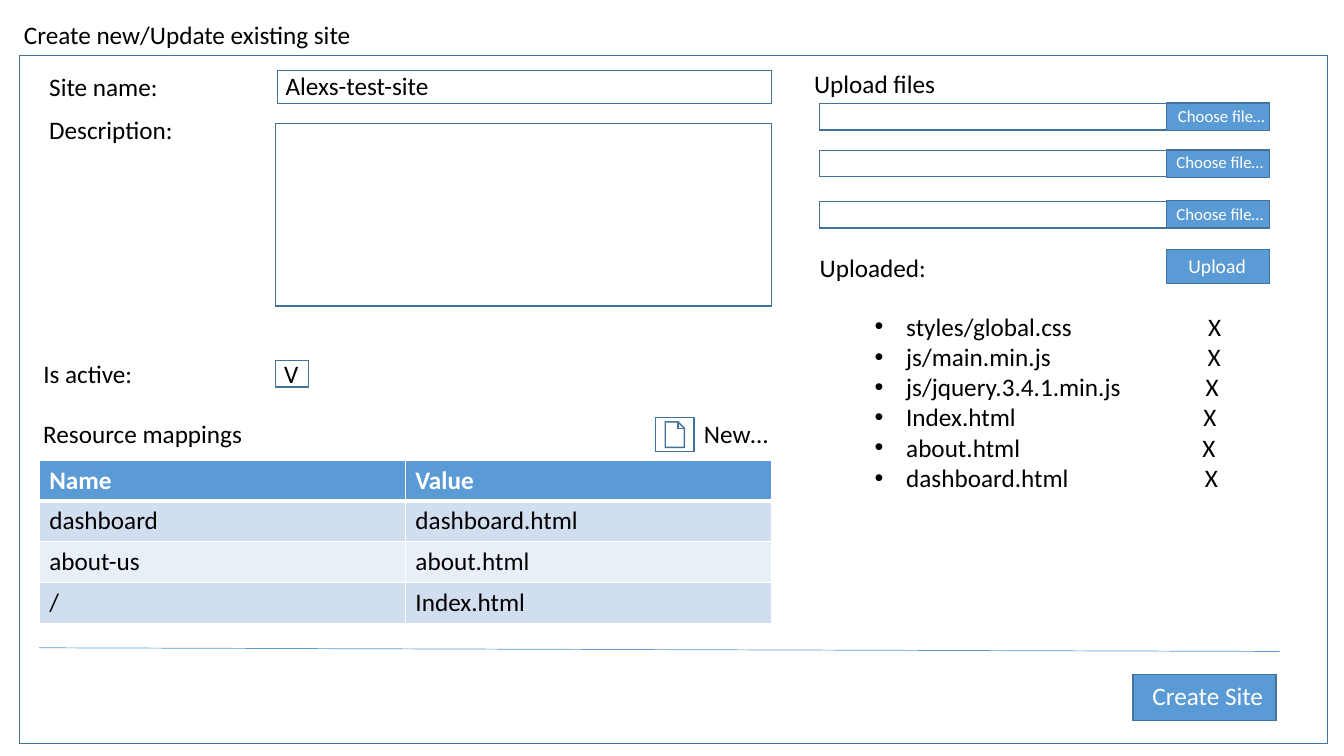
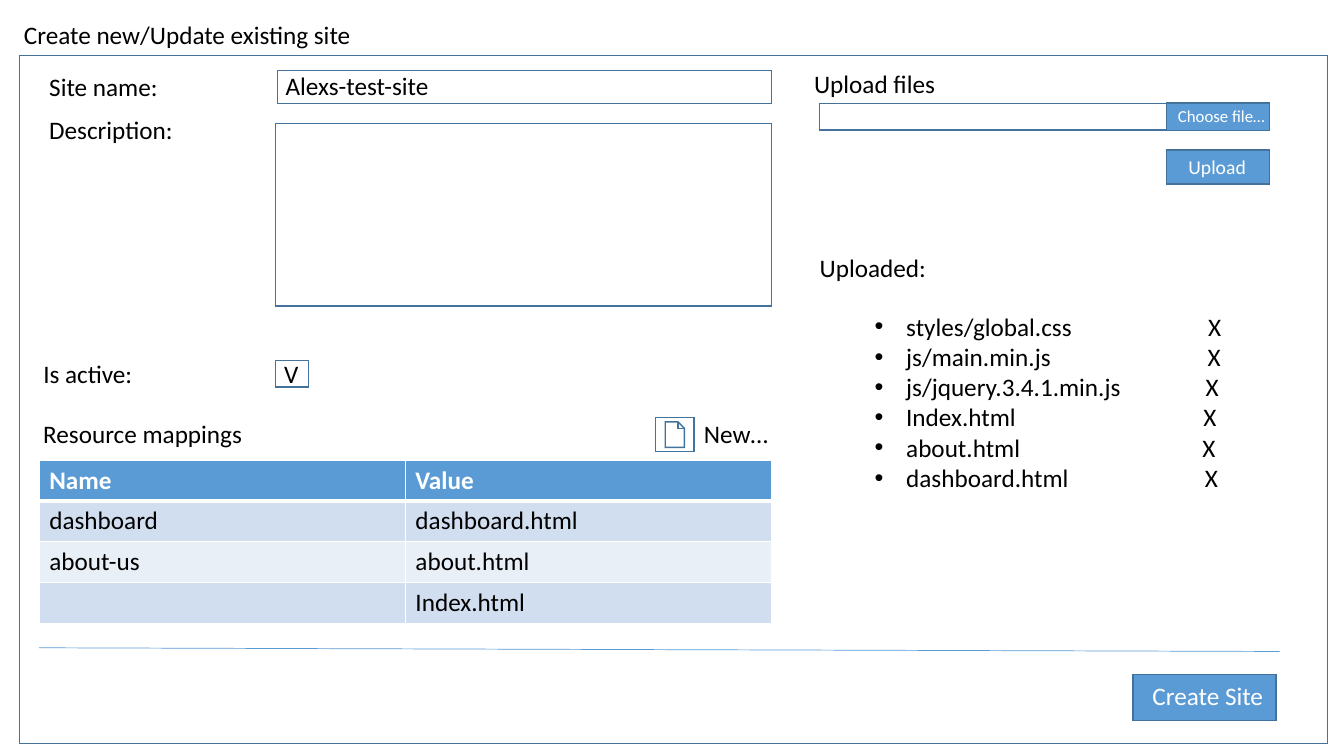
Before and after one commit to AlexanderFlanchik/AvsHost, a slide deck: slide 10 of Specs.pptx (slide 8 before the commit). Drawn at 1344x756 pixels with LibreOffice and Linux fonts; fonts in the diff are those of the drawing. Boxes give left, top, right and bottom in pixels: in the first picture for what was removed or moved away, otherwise in the second. Text is boxed around its words. In the diff, an @@ line names an element or a change of style, - is before the commit and + after.

```diff
--- a/Specs.pptx
+++ b/Specs.pptx
@@ rectangle removed at [820,150,1167,176] @@
@@ rectangle: place and size @@
-rectangle at [1167,250,1269,284]
+rectangle at [1167,150,1269,185]
@@ rectangle removed at [1167,150,1269,177] @@
@@ text removed at [1176,156,1264,168] @@
-Choose file…
@@ text "Upload": place and size @@
-text "Upload" at [1188,259,1245,276]
+text "Upload" at [1188,160,1245,177]
@@ rectangle removed at [820,202,1167,228] @@
@@ rectangle removed at [1167,201,1269,228] @@
@@ text removed at [1176,208,1264,220] @@
-Choose file…
@@ table at [39,460,771,623] @@
-row 4, column 1: /
+row 4, column 1: 
```
Also in this commit, not shown: 2 slides added, 14 other files.
